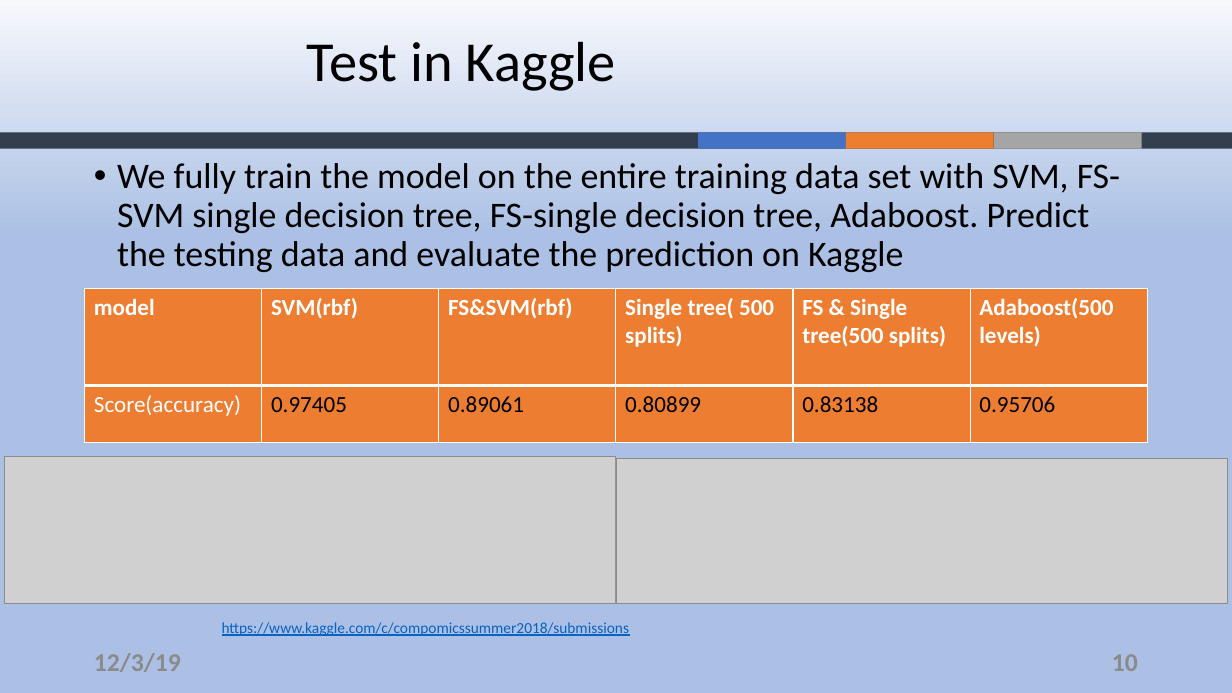
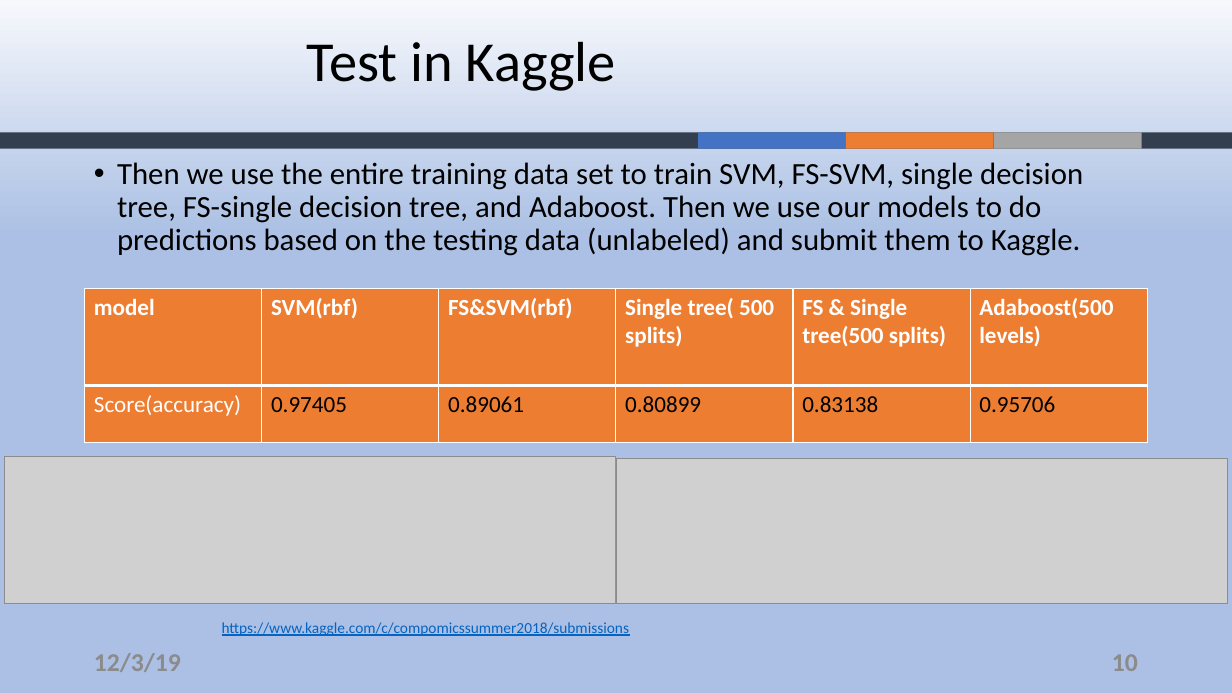
Before and after one commit to ZouYao0720/final-project-, a slide deck: slide 10 of final-presentation.pptx. Drawn at 1232x693 pixels with LibreOffice and Linux fonts; fonts in the diff are those of the drawing; grey boxes stand for pictures; background and template pictures are left out. Boxes give left, top, right and bottom in pixels: in the first picture for what was removed or moved away, otherwise in the second. Text is boxed around its words. In the diff, an @@ line names an element or a change of style, - is before the commit and + after.

```diff
--- a/final-presentation.pptx
+++ b/final-presentation.pptx
@@ text at box(117, 162, 1083, 256): text changed; size 28 to 24 pt @@
-• We fully train the model on the entire training data set with SVM, FS-SVM single decision tree, FS-single decision tree, Adaboost. Predict the testing data and evaluate the prediction on Kaggle
+• Then we use the entire training data set to train SVM, FS-SVM, single decision tree, FS-single decision tree, and Adaboost. Then we use our models to do predictions based on the testing data (unlabeled) and submit them to Kaggle.
```
Also in this commit, not shown: 9 other slides changed.
